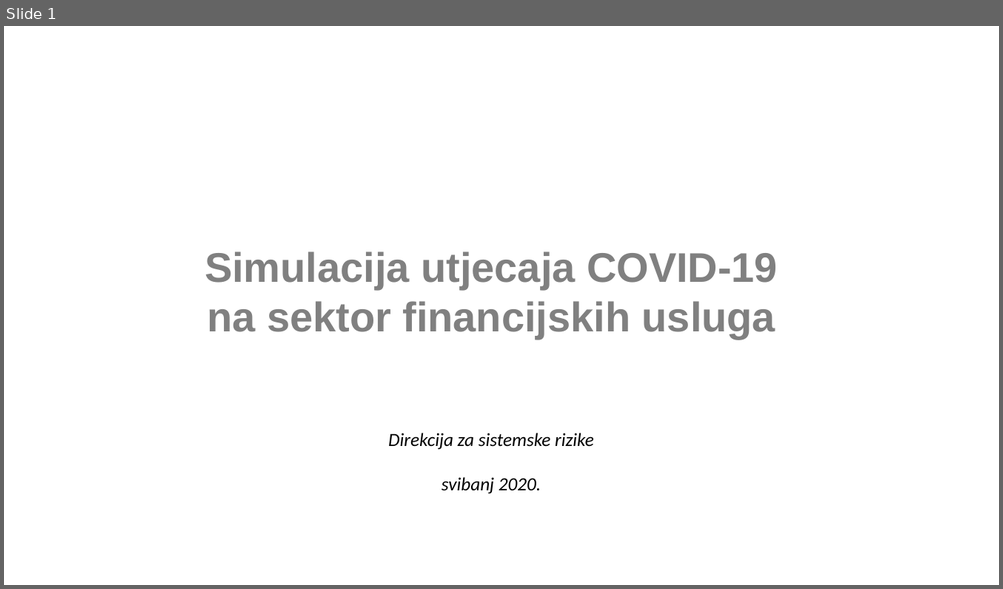
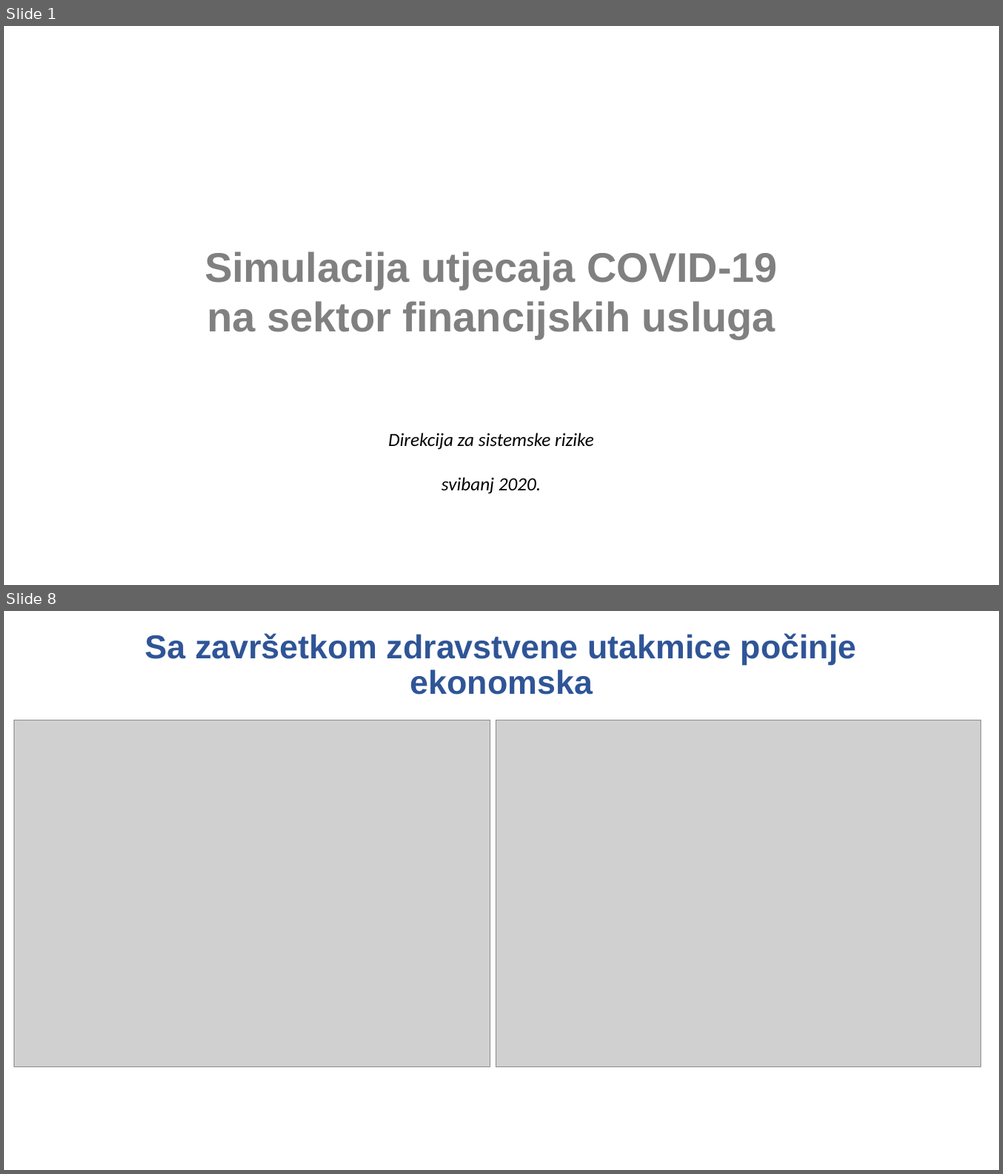
Before and after one commit to mbamba17/corona_sim, a slide deck: Prezentacija za UV.pptx. Shown one above the other, each under a label of ours: slide 1 before the commit, slides 1 and 8 after it; the slides between them are not shown. The pictures are 1003x589 and 1003x1174 pixels, drawn with LibreOffice and Linux fonts; fonts in the diff are those of the drawing; grey boxes stand for pictures; background and template pictures are left out. Boxes give left, top, right and bottom in pixels: in the first picture for what was removed or moved away, otherwise in the second. Text is boxed around its words. In the diff, an @@ line names an element or a change of style, - is before the commit and + after.

```diff
--- a/Prezentacija za UV.pptx
+++ b/Prezentacija za UV.pptx
@@ slide 8 added at <box>4,611,999,1170</box>, background picture (left out) @@
@@ text added at <box>145,633,856,695</box>, 32 pt, text #2F5597, bold @@
+Sa završetkom zdravstvene utakmice počinje ekonomska
@@ picture added at <box>14,720,489,1067</box> @@
@@ picture added at <box>495,720,982,1067</box> @@
```
Also in this commit, not shown: 3 slides changed, 23 other slides added, 12 slides removed, 2 other files.
